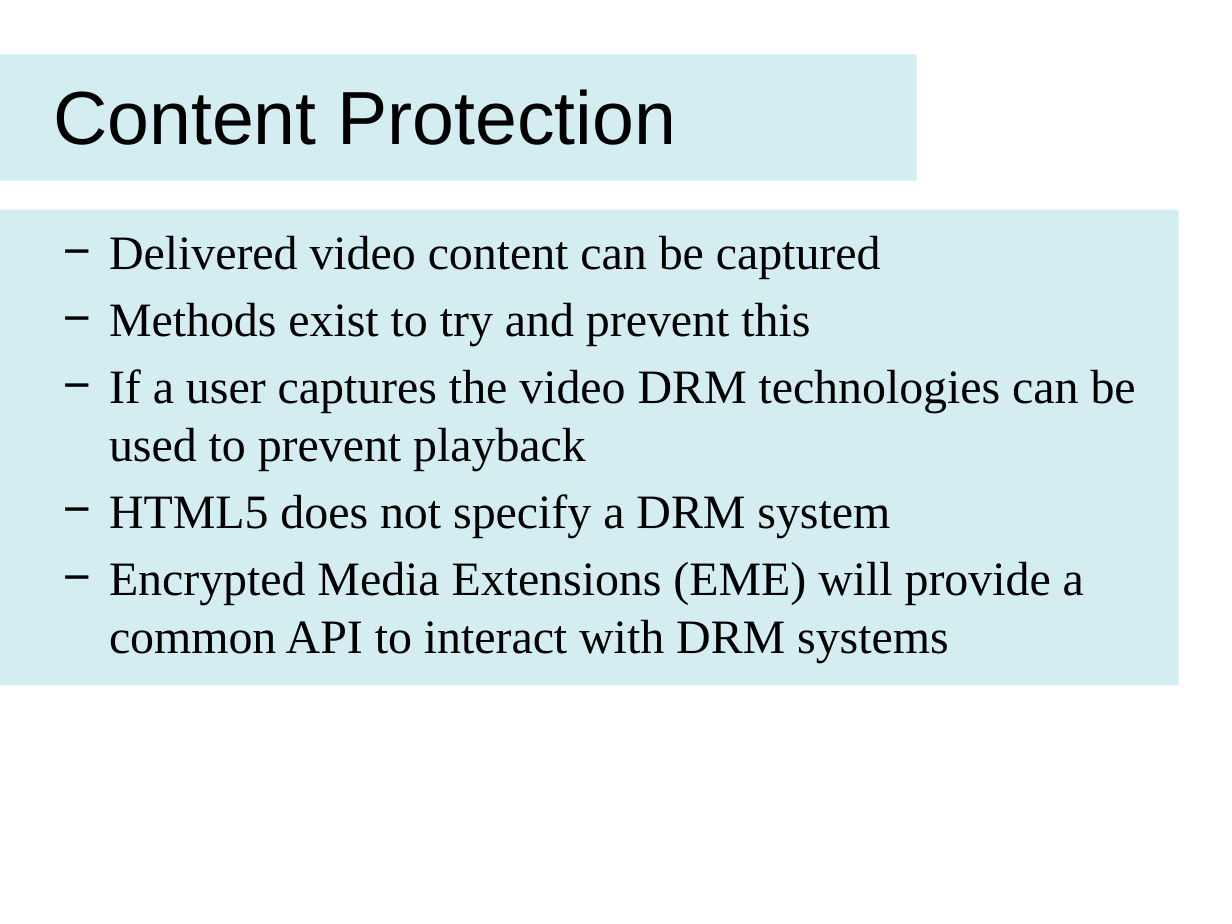
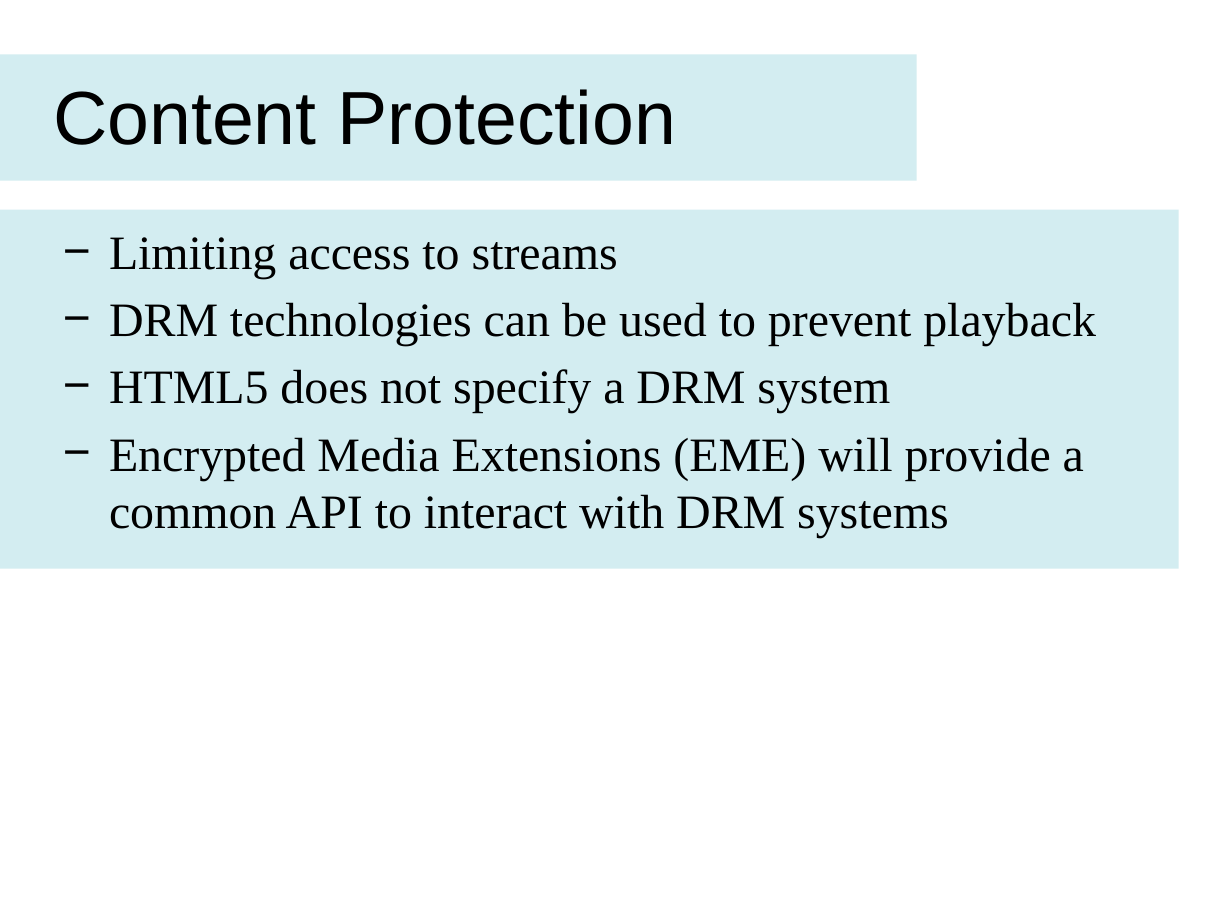
Before and after one commit to dhulme/irp, a slide deck: slide 4 of presentation/slides.pptx. Drawn at 1232x924 pixels with LibreOffice and Linux fonts; fonts in the diff are those of the drawing. Boxes give left, top, right and bottom in pixels: in the first picture for what was removed or moved away, otherwise in the second. Text is boxed around its words. In the diff, an @@ line names an element or a change of style, - is before the commit and + after.

```diff
--- a/presentation/slides.pptx
+++ b/presentation/slides.pptx
@@ rectangle: place and size @@
-rectangle at <box>0,209,1179,685</box>
+rectangle at <box>0,209,1179,568</box>
@@ text at <box>109,237,1096,346</box>: text changed @@
-− Delivered video content can be captured
-− Methods exist to try and prevent this
-− If a user captures the video DRM technologies can be used to prevent playback
+− Limiting access to streams
+− DRM technologies can be used to prevent playback
```
Also in this commit, not shown: 1 other slide changed, 2 other files.
